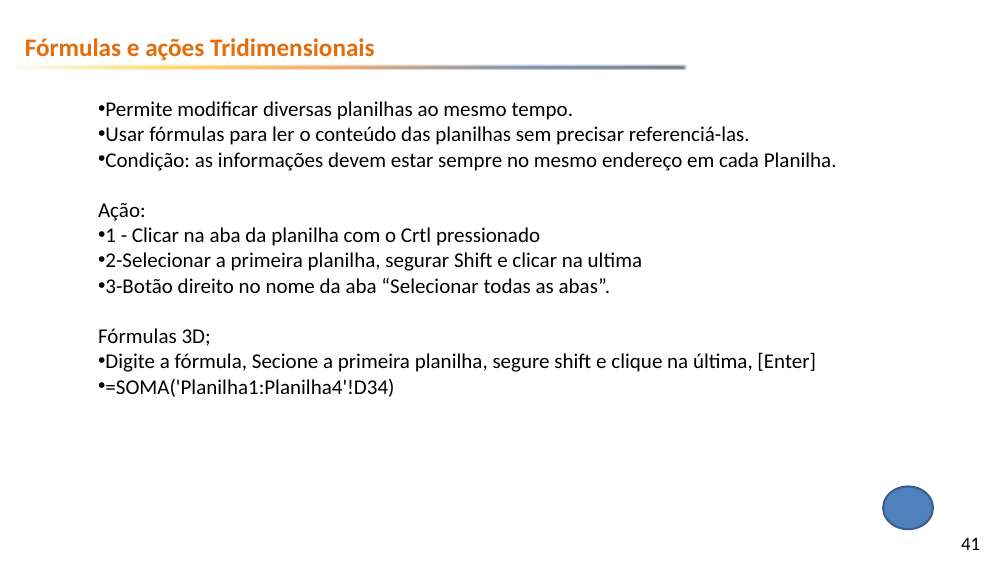
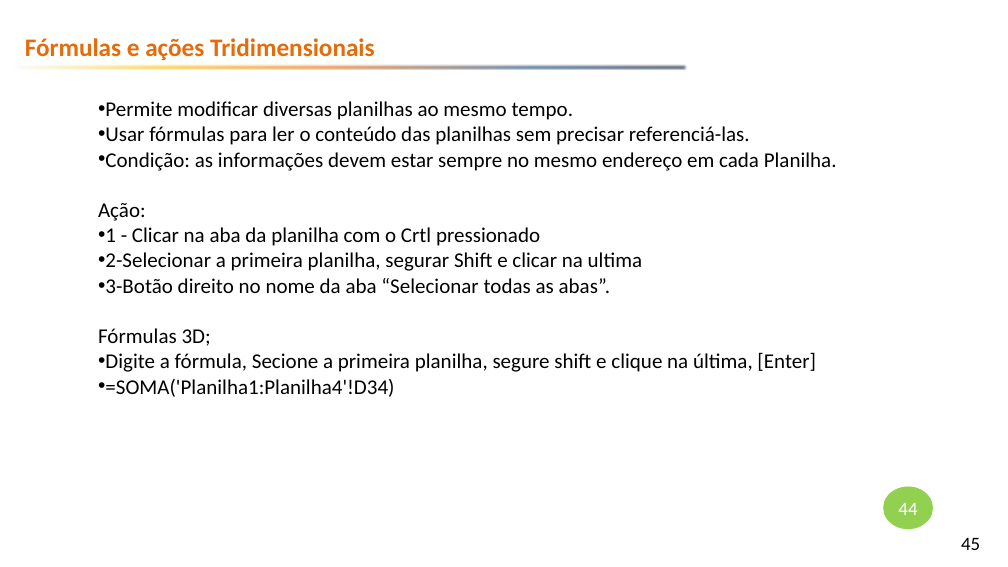
Before and after one commit to emerson-fenrir/Excel_Basico, a slide deck: slide 45 of Professor/Aula3.pptx (slide 41 before the commit). Drawn at 1008x567 pixels with LibreOffice and Linux fonts; fonts in the diff are those of the drawing; background and template pictures are left out. Boxes give left, top, right and bottom in pixels: in the first picture for what was removed or moved away, otherwise in the second. Text is boxed around its words. In the diff, an @@ line names an element or a change of style, - is before the commit and + after.

```diff
--- a/Professor/Aula3.pptx
+++ b/Professor/Aula3.pptx
@@ ellipse "44" at [883,487,933,529]: fill #4F81BD to #92D050; outline #3A5F8C 2 pt to none @@
@@ text in ellipse at [898,503,917,515]: text added @@
+44
@@ page number at [961,538,980,550]: text changed @@
-41
+45
```
Also in this commit, not shown: 7 other slides changed, 6 slides added, 57 other files.
